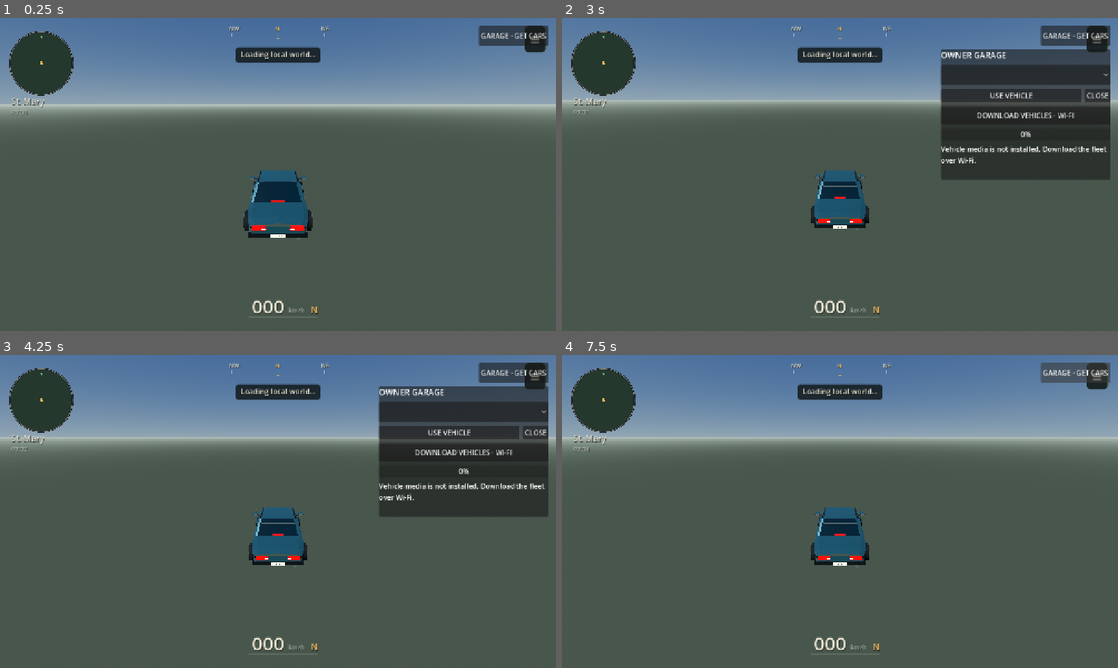
Above: before the commit, frames 1-4 (two rows, left to right).
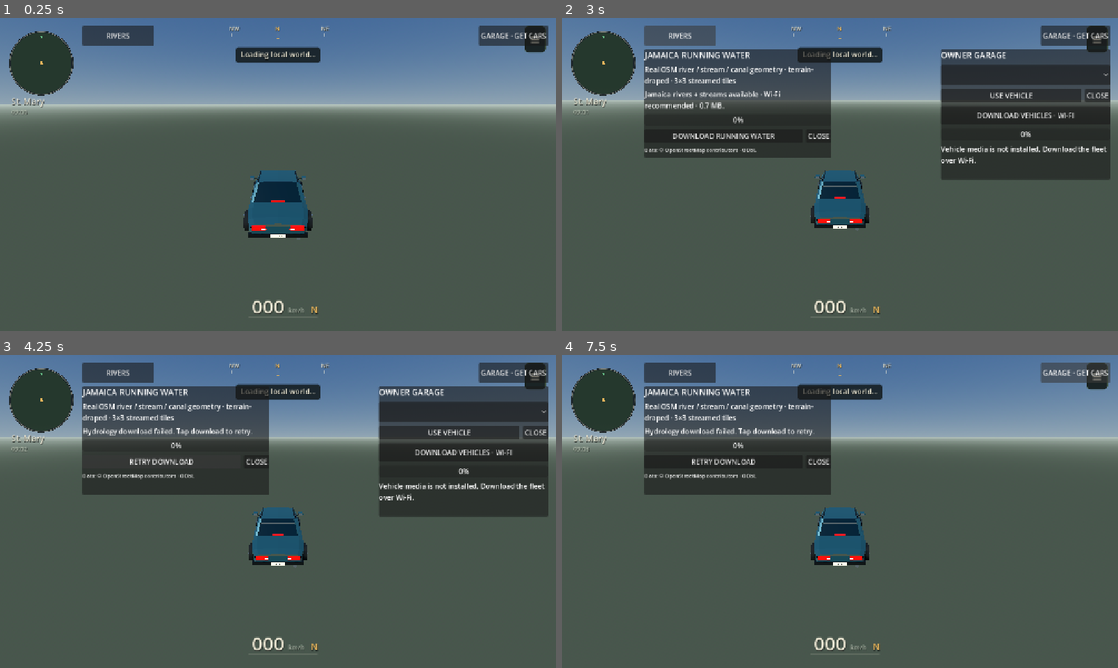
Above: after the commit, the same moments.

Repository: rell28194-rgb/yardman
Game: Godot game, scene res://main.tscn
Same seed, same stepped clock (60 frames per second), same inputs: the game is played once before the commit and once after it.
Inputs (mouse positions are in pixels of both pictures, inside the frame that each line leads up to):
- Up to frame 1 (0.25 s): no input
- Up to frame 2 (3 s): tap Enter at 0.5 s; move the mouse to (962, 158) at 0.52 s; hold Right (ui_right) 0.53-1.25 s; tap E at 0.6 s; click (962, 158) at 0.67 s; tap Space at 0.77 s; click "GARAGE · GET CARS" at 1.25 s; click "DOWNLOAD VEHICLES · WI-FI" at 2 s; click (678, 36) at 2.75 s, where only the run after the commit has a clickable "RIVERS"
- Up to frame 3 (4.25 s): click (161, 473) at 3.5 s, where only the run after the commit has a clickable "DOWNLOAD RUNNING WATER"
- Up to frame 4 (7.5 s): click (723, 461) at 4.25 s, where only the run after the commit has a clickable "RETRY DOWNLOAD"; click (723, 461) at 5 s, where only the run after the commit has a clickable "RETRY DOWNLOAD"; click (723, 461) at 5.75 s, where only the run after the commit has a clickable "RETRY DOWNLOAD"; click "USE VEHICLE" at 6.5 s; click "≡" at 7.25 s

The runs differ from the first frame. In frame 1, 0.8% of the frame differs, in the area x 14-28%, y 2-9%; in frame 2, 12%; in frame 3, 12%; in frame 4, 12%, in the area x 14-49%, y 2-45%.
Error in both runs: Invalid assignment of property or key 'keep_partial_download' with value of type 'bool' on a base object of type 'HTTPRequest'. (res://scripts/environment_cont…

Commit message:
water: make hydrology download Godot 4.7 compatible

Diff:
--- a/godot/scripts/hydrology_content_runtime.gd
+++ b/godot/scripts/hydrology_content_runtime.gd
@@ -21,7 +21,6 @@
 var _http: HTTPRequest
 var _state := "idle"
 var _message := "Jamaica running water is optional."
-var _resume_offset := 0
 var _last_progress_emit_msec := 0
 var _update_accumulator := 0.0
 var _renderer: YardmanHydrologyRenderer
@@ -44,7 +43,6 @@
     _http.download_chunk_size = 262144
     _http.max_redirects = 8
     _http.timeout = 0.0
-    _http.keep_partial_download = true
     _http.request_completed.connect(_on_request_completed)
     add_child(_http)
     _build_ui()
@@ -59,8 +57,7 @@
         var now := Time.get_ticks_msec()
         if now - _last_progress_emit_msec >= 150:
             _last_progress_emit_msec = now
-            var request_bytes: int = maxi(int(_http.get_downloaded_bytes()), 0)
-            _emit_progress(_resume_offset + request_bytes)
+            _emit_progress(maxi(int(_http.get_downloaded_bytes()), 0))
     if _state != "installed":
         return
     _update_accumulator += delta
@@ -158,43 +155,28 @@
         return
     if _state in ["downloading", "verifying", "installing"]:
         return
-    _resume_offset = 0
-    var headers := PackedStringArray()
     if FileAccess.file_exists(ARCHIVE_PATH):
-        var existing := FileAccess.open(ARCHIVE_PATH, FileAccess.READ)
-        if existing != null:
-            _resume_offset = int(existing.get_length())
-        if _resume_offset <= 0 or _resume_offset >= PACK_BYTES:
-            DirAccess.remove_absolute(ProjectSettings.globalize_path(ARCHIVE_PATH))
-            _resume_offset = 0
-        else:
-            headers.append("Range: bytes=%d-" % _resume_offset)
+        DirAccess.remove_absolute(ProjectSettings.globalize_path(ARCHIVE_PATH))
     _http.download_file = ARCHIVE_PATH
-    _http.append_to_download_file = _resume_offset > 0
     _set_state("downloading", "Downloading Jamaica running-water data…")
-    _emit_progress(_resume_offset)
-    var err := _http.request(PACK_URL, headers)
+    _emit_progress(0)
+    var err := _http.request(PACK_URL)
     if err != OK:
         _set_state("error", "Could not start hydrology download (%s)." % error_string(err))
 
 func cancel_download() -> void:
     if _state == "downloading" and _http != null:
         _http.cancel_request()
-        _set_state("idle", "Hydrology download paused. Tap download to resume.")
+        _set_state("idle", "Hydrology download paused. Tap download to restart.")
 
 func _on_request_completed(result: int, response_code: int, _headers: PackedStringArray, _body: PackedByteArray) -> void:
-    if result != HTTPRequest.RESULT_SUCCESS or response_code not in [200, 206]:
-        _set_state("error", "Hydrology download failed. Tap download to resume.")
-        return
-    if _resume_offset > 0 and response_code == 200:
-        DirAccess.remove_absolute(ProjectSettings.globalize_path(ARCHIVE_PATH))
-        _resume_offset = 0
-        _set_state("idle", "Server restarted the transfer. Tap download once more.")
+    if result != HTTPRequest.RESULT_SUCCESS or response_code != 200:
+        _set_state("error", "Hydrology download failed. Tap download to retry.")
         return
     var handle := FileAccess.open(ARCHIVE_PATH, FileAccess.READ)
     var size: int = int(handle.get_length()) if handle != null else -1
     if size != PACK_BYTES:
-        _set_state("error", "Hydrology download is incomplete (%d / %d bytes). Tap download to resume." % [maxi(size, 0), PACK_BYTES])
+        _set_state("error", "Hydrology download is incomplete (%d / %d bytes). Tap download to retry." % [maxi(size, 0), PACK_BYTES])
         return
     _set_state("verifying", "Verifying Jamaica hydrology pack…")
     if FileAccess.get_sha256(ARCHIVE_PATH).to_lower() != PACK_SHA256:
